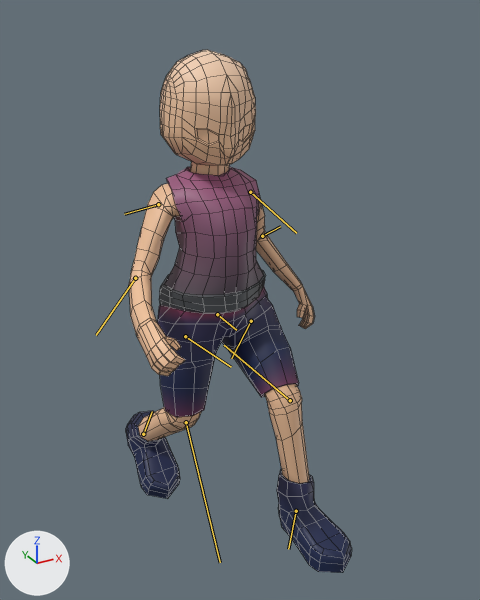
The FBX model Assets/Models/Character.fbx, before and after one commit.
Both versions are drawn from a 50 mm lens placed at (-0.226, -0.455, 0.42), pointed at (0.012, -0.023, 0.204). The lights are fixed; the arrows at lower left show +X, +Y and +Z. Both versions are drawn at frame 6 of the action 'Take 001'; the numbers are the values there. The bones that change are drawn over the model as lines. Mesh edges are drawn as thin lines.

The first picture shows 'CharacterMesh'.
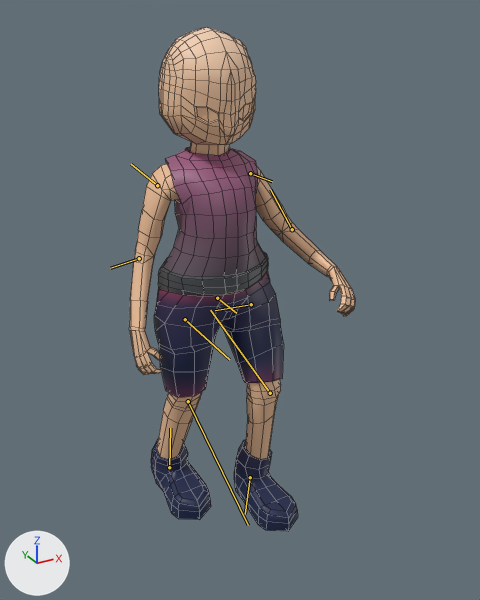
Pixel boxes (x1, y1, x2, y2) of what changed, in the pictures (480 x 600 px):
'CharacterMesh', posed: before (126, 50, 352, 573); after (129, 27, 355, 531)
bone 'QuickRigCharacter_Hips', root to tip: before (217, 314) to (236, 330); after (217, 298) to (236, 313)
bone 'QuickRigCharacter_LeftUpLeg', root to tip: before (251, 321) to (231, 358); after (251, 304) to (215, 310)
bone 'QuickRigCharacter_LeftLeg', root to tip: before (290, 400) to (224, 345); after (270, 393) to (210, 310)
bone 'QuickRigCharacter_LeftFoot', root to tip: before (296, 511) to (288, 549); after (250, 477) to (245, 514)
bone 'QuickRigCharacter_RightUpLeg', root to tip: before (185, 336) to (231, 367); after (185, 319) to (229, 359)
bone 'QuickRigCharacter_RightLeg', root to tip: before (186, 422) to (220, 562); after (188, 401) to (248, 525)
bone 'QuickRigCharacter_RightFoot', root to tip: before (143, 434) to (152, 411); after (169, 467) to (170, 428)
bone 'QuickRigCharacter_LeftArm', root to tip: before (250, 192) to (296, 233); after (250, 173) to (272, 181)
bone 'QuickRigCharacter_LeftForeArm', root to tip: before (262, 236) to (280, 226); after (292, 229) to (270, 189)
bone 'QuickRigCharacter_RightArm', root to tip: before (158, 204) to (124, 214); after (157, 185) to (131, 164)
bone 'QuickRigCharacter_RightForeArm', root to tip: before (135, 278) to (96, 335); after (139, 258) to (110, 268)

What the commit changed:
Bone 'QuickRigCharacter_Hips' (bone_quickrigcharacter_hips) moves from (-2.8, 0.0, 0.0) to (-1.3, 0.0, 0.0).
Bone 'QuickRigCharacter_LeftUpLeg' (bone_quickrigcharacter_leftupleg) turns from (28, 37, -46) to (38, 25, -18) degrees about its own x, y and z.
Bone 'QuickRigCharacter_LeftLeg' (bone_quickrigcharacter_leftleg) turns from (-21, 18, 40) to (-22, 14, 31) degrees about its own x, y and z.
Bone 'QuickRigCharacter_LeftFoot' (bone_quickrigcharacter_leftfoot) turns from (-6, -18, 11) to (4, -17, -8) degrees about its own x, y and z.
Bone 'QuickRigCharacter_RightUpLeg' (bone_quickrigcharacter_rightupleg) turns from (43, 9, -6) to (44, 8, 2) degrees about its own x, y and z.
Bone 'QuickRigCharacter_RightLeg' (bone_quickrigcharacter_rightleg) turns from (-15, 21, 50) to (-25, 8, 17) degrees about its own x, y and z.
Bone 'QuickRigCharacter_RightFoot' (bone_quickrigcharacter_rightfoot) turns from (4, -15, -22) to (7, -17, -18) degrees about its own x, y and z.
Bone 'QuickRigCharacter_LeftArm' (bone_quickrigcharacter_leftarm) turns from (25, -40, -33) to (-1, -39, 16) degrees about its own x, y and z.
Bone 'QuickRigCharacter_LeftForeArm' (bone_quickrigcharacter_leftforearm) turns from (0, 0, 41) to (0, 0, 44) degrees about its own x, y and z.
Bone 'QuickRigCharacter_RightArm' (bone_quickrigcharacter_rightarm) turns from (-19, -39, 26) to (11, -57, -12) degrees about its own x, y and z.
Bone 'QuickRigCharacter_RightForeArm' (bone_quickrigcharacter_rightforearm) turns from (0, 0, 38) to (0, 0, 19) degrees about its own x, y and z.
